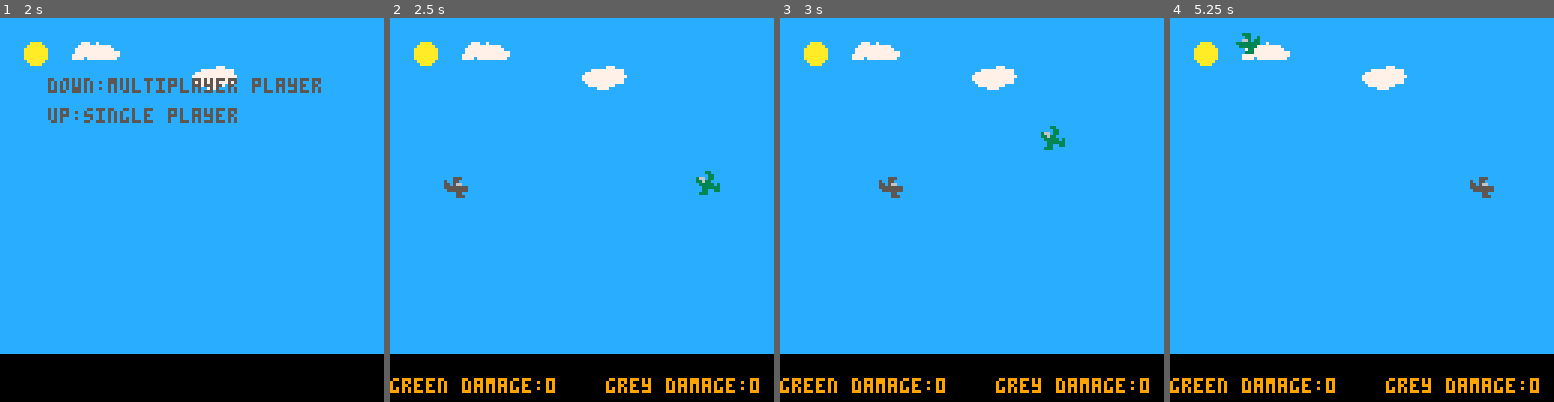
Above: before the commit, frames 1-4 (left to right).
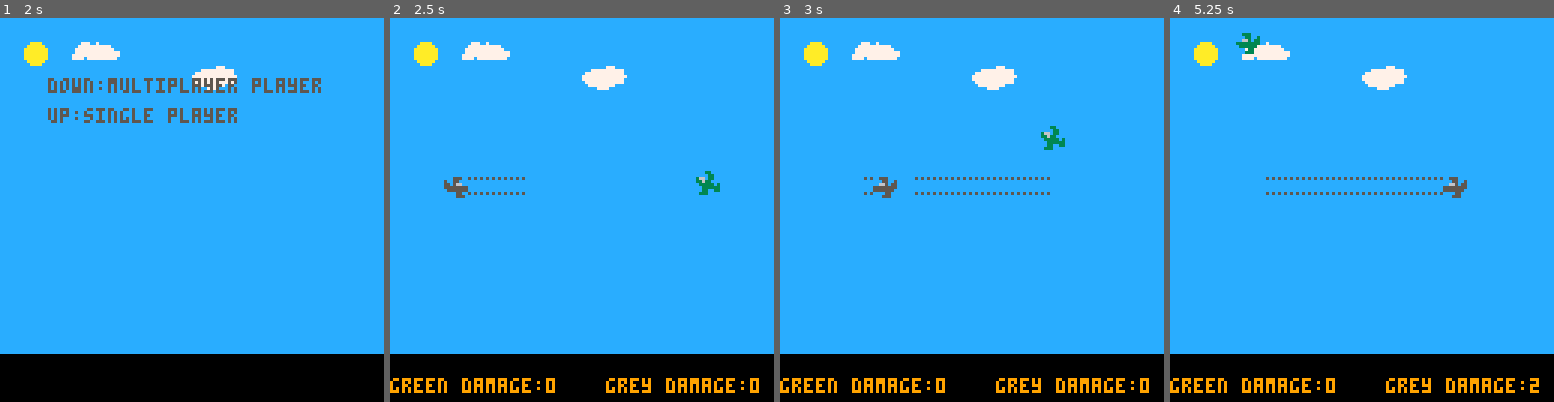
Above: after the commit, the same moments.

Repository: jerrybookbenson/pico8-games
Game: PICO-8 cartridge plane-battle.p8
The game is run twice, just before and just after one commit, with the same random seed, the same clock (stepped at 60 frames per second) and the same inputs.
Inputs:
- Up to frame 1 (2 s): tap X (X key) at 0.33, 1.07, 1.85 s; tap O (Z key) at 0.7, 1.7 s; hold Right from 1.6 s (still down)
- Up to frame 2 (2.5 s): release Right at 2.1 s; tap O (Z key) at 2.1 s; hold Up 2.15-2.42 s; hold Right from 2.47 s (still down)
- Up to frame 3 (3 s): keep holding Right; tap O (Z key) at 2.5, 2.9 s; tap X (X key) at 2.97 s
- Up to frame 4 (5.25 s): release Right at 3.03 s; hold Left 3.08-3.58 s; tap O (Z key) every 0.4 s from 3.3 to 4.9 s; hold Right 4.02-4.68 s; tap X (X key) at 4.08, 5.2 s; hold Up 4.73-5.03 s; hold Left from 5.08 s (still down)

Frame 1 is identical in both runs. In frame 2, 0.1% of the frame differs, in the area x 20-36%, y 41-47%; in frame 3, 0.5%; in frame 4, 0.8%, in the area x 25-97%, y 41-97%.

Commit message:
no syntax errors, lots bugs, slightly random ai

Diff:
--- a/plane-battle.p8
+++ b/plane-battle.p8
@@ -99,6 +99,12 @@
   pl2 = make_actor(min_x + 1,7, pl2_e, "e",  0,  speed)
   pl1_flame = nil
   pl2_flame = nil
+
+  --only for singleplayer
+  is_turning = false
+   rand_direction = flr(rnd(2))
+   turn_max = flr(rnd(30))
+   turn_counter = 0
 end
 
 
@@ -212,6 +218,7 @@
     if (btn (2) or btn(2,1)) then
       is_singleplayer = true
       setup()
+      pl2.direction = nw
     end
   end
   if (pl2 and pl1) then
@@ -479,7 +486,7 @@
  		end
 		if (pl.spr == pl_w) then
       make_actor(pl.x-.6,pl.y,bullet_spr_horiz,"w")
-     end
+    end
   end
 
 
@@ -544,36 +551,89 @@
 
 function singleplayer()
 
-  --THESE ARE GLOBALS
-  is_turning = false
-   rand_direction = flr(rnd(2))
-   turn_min = 5
-   turn_max = flr(rnd(1000)) + turn_min
-   turn_counter = 0
 
   if (is_singleplayer and not is_crashing) then
+
     if (turn_counter == turn_max) then
       if (rand_direction == 1) then
+
+
         if (pl1.direction == "n") then
           pl2.direction = "nw"
-
-        end
+          pl2.spr = pl2_nw
+        end
+        if (pl1.direction == "nw") then
+          pl2.direction = "w"
+          pl2.spr = pl2_w
+        end
+        if (pl1.direction == "w") then
+          pl2.direction = "sw"
+          pl2.spr = pl2_sw
+        end
+        if (pl1.direction == "sw") then
+          pl2.direction = "s"
+          pl2.spr = pl2_s
+        end
+        if (pl1.direction == "s") then
+          pl2.direction = "se"
+          pl2.spr = pl2_se
+        end
+        if (pl1.direction == "se") then
+          pl2.direction = "e"
+          pl2.spr = pl2_e
+        end
+        if (pl1.direction == "e") then
+          pl2.direction = "ne"
+          pl2.spr = pl2_ne
+        end
+        if (pl1.direction == "ne") then
+          pl2.direction = "n"
+          pl2.spr = pl2_n
+        end
+
+
       elseif (rand_direction == 0) then
-        if (pl1.direction == "n") then
-          pl2.direction = "ne"
-        end
-      end
-    end
+
+      end
+    end
+
+    if (turn_counter == turn_max) then
+      turn_counter = 0
+      turn_max = flr(rnd(30))
+      rand_direction = flr(rnd(2))
+    end
+
     turn_counter = turn_counter + 1
+
+    --make pl2 fire
     if (is_turning == false and pl2.spr != pl2_flame_spr) then
       if (pl2.spr == pl2_nw) then
         make_actor(pl2.x-.6,pl2.y-.6,bullet_spr_horiz,"nw")
       end
+      if (pl2.spr == pl2_sw) then
+        make_actor(pl2.x-.6,pl2.y+.6,bullet_spr_horiz,"sw")
+      end
+      if (pl2.spr == pl2_se) then
+        make_actor(pl2.x+.6,pl2.y+.6,bullet_spr_horiz,"se")
+      end
+      if (pl2.spr == pl2_ne) then
+        make_actor(pl2.x+.6,pl2.y-.6,bullet_spr_horiz,"ne")
+      end
+      if (pl2.spr == pl2_n) then
+        make_actor(pl2.x,pl2.y-.6,bullet_spr_vert,"n")
+      end
+      if (pl2.spr == pl2_s) then
+        make_actor(pl2.x,pl2.y+.6,bullet_spr_vert,"s")
+       end
+      if (pl2.spr == pl2_e) then
+        make_actor(pl2.x+.6,pl2.y,bullet_spr_horiz,"e")
+       end
       if (pl2.spr == pl2_w) then
         make_actor(pl2.x-.6,pl2.y,bullet_spr_horiz,"w")
       end
 
 
+
       if (pl2.damage == game_over_damage) then
         pl2.spr = pl2_flame_spr
 
